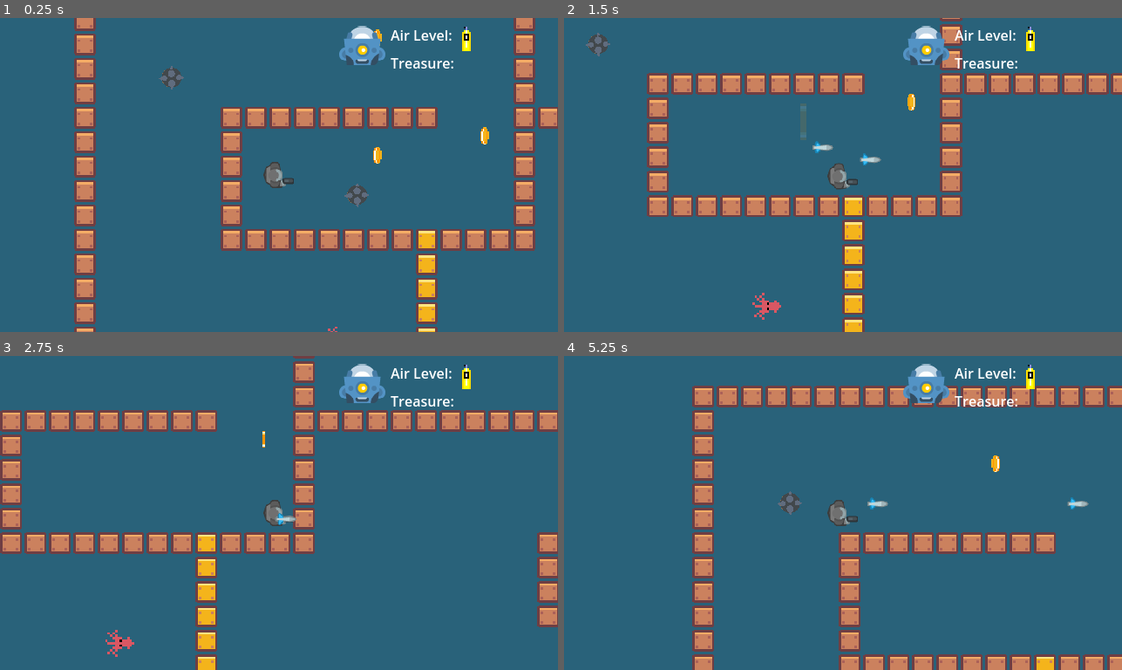
Above: before the commit, frames 1-4 (two rows, left to right).
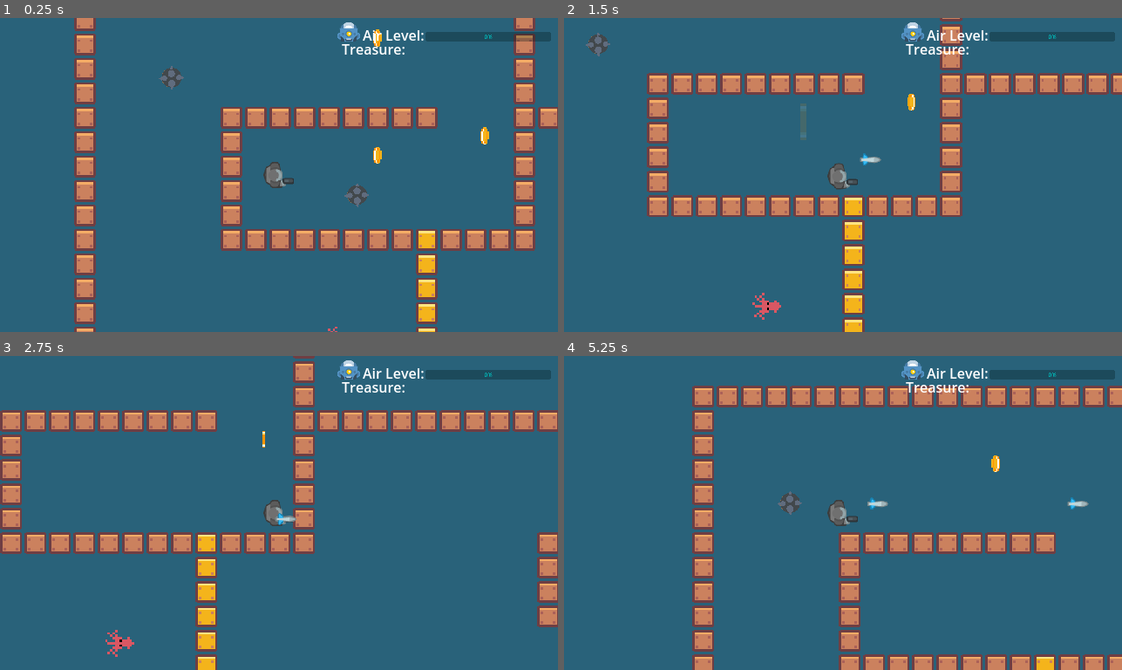
Above: after the commit, the same moments.

Repository: ironmonkeyking85/Kraken-s-Treasure
Game: Godot game, scene res://Scenes/Main.tscn
Same seed, same stepped clock (60 frames per second), same inputs: the game is played once before the commit and once after it.
Inputs:
- Up to frame 1 (0.25 s): no input
- Up to frame 2 (1.5 s): hold D (Right) 0.53-1.28 s; hold Space (Shoot) 0.53-1.28 s; hold S (Down) from 1.28 s (still down); tap Space (Shoot) at 1.35 s
- Up to frame 3 (2.75 s): release S (Down) at 2.03 s; hold D (Right) from 2.03 s (still down); hold Space (Shoot) from 2.03 s (still down)
- Up to frame 4 (5.25 s): release D (Right) at 2.78 s; release Space (Shoot) at 2.78 s; hold W (Up) 2.78-3.53 s; tap Space (Shoot) at 2.85, 4.35 s; hold Space (Shoot) 3.53-4.28 s; hold A (Left) 3.53-5.03 s; hold S (Down) from 5.03 s (still down); hold Space (Shoot) from 5.03 s (still down)

The runs differ from the first frame. In frame 1, 1.9% of the frame differs, in the area x 60-99%, y 1-17%; in frame 2, 2.0%, in the area x 44-99%, y 1-44%; in frame 3, 1.9%; in frame 4, 2.0%.

Commit message:
hazard collision fix

Diff:
--- a/Scenes/hud.tscn
+++ b/Scenes/hud.tscn
@@ -12,6 +12,7 @@
 grow_vertical = 2
 
 [node name="AirTank" type="Sprite2D" parent="HBoxContainer"]
+visible = false
 position = Vector2(536, 24)
 scale = Vector2(2, 2)
 texture = ExtResource("3_re0h5")
@@ -19,20 +20,35 @@
 frame = 3
 
 [node name="Head" type="Sprite2D" parent="HBoxContainer"]
-position = Vector2(416, 32)
+position = Vector2(400, 16)
+scale = Vector2(0.5, 0.5)
 texture = ExtResource("2_5wj1k")
 
 [node name="Airlevel" type="Label" parent="."]
-offset_left = 448.0
+offset_left = 416.0
 offset_top = 8.0
-offset_right = 519.0
+offset_right = 523.0
 offset_bottom = 34.0
 size_flags_horizontal = 8
 text = "Air Level:"
 
 [node name="Treasure" type="Label" parent="."]
-offset_left = 448.0
-offset_top = 40.0
-offset_right = 526.0
-offset_bottom = 66.0
+offset_left = 392.0
+offset_top = 24.0
+offset_right = 470.0
+offset_bottom = 50.0
 text = "Treasure:"
+
+[node name="ProgressBar" type="ProgressBar" parent="."]
+modulate = Color(0, 0.756863, 0.756863, 1)
+offset_left = 488.0
+offset_top = 16.0
+offset_right = 848.0
+offset_bottom = 43.0
+scale = Vector2(0.4, 0.4)
+
+[node name="Air Depletion Timer" type="Timer" parent="."]
+wait_time = 5.0
+autostart = true
+
+[connection signal="timeout" from="Air Depletion Timer" to="." method="_on_air_depletion_timer_timeout"]
--- a/Scenes/player.tscn
+++ b/Scenes/player.tscn
@@ -76,3 +76,5 @@
 
 [node name="CollisionShape2D" type="CollisionShape2D" parent="Hitbox"]
 shape = SubResource("CircleShape2D_rf107")
+
+[connection signal="body_entered" from="Hitbox" to="." method="_on_hitbox_body_entered"]
--- a/Scenes/player_projectile.tscn
+++ b/Scenes/player_projectile.tscn
@@ -14,7 +14,7 @@
 
 [node name="ProjectileCollision" type="Area2D" parent="."]
 collision_layer = 16
-collision_mask = 5
+collision_mask = 37
 
 [node name="Collision2d" type="CollisionShape2D" parent="ProjectileCollision"]
 shape = SubResource("CapsuleShape2D_tos2i")
--- a/Scenes/sea_mine.tscn
+++ b/Scenes/sea_mine.tscn
@@ -5,11 +5,11 @@
 
 [sub_resource type="CircleShape2D" id="CircleShape2D_xhqix"]
 
+[sub_resource type="Animation" id="Animation_ql3kn"]
+resource_name = "Detonate"
+
 [sub_resource type="Animation" id="Animation_vifcw"]
 resource_name = "Idle"
-
-[sub_resource type="Animation" id="Animation_ql3kn"]
-resource_name = "Detonate"
 
 [sub_resource type="AnimationLibrary" id="AnimationLibrary_oo1br"]
 _data = {
--- a/Scripts/gold_coin.gd
+++ b/Scripts/gold_coin.gd
@@ -8,7 +8,6 @@
 func _on_coin_pick_up_body_entered(body):
 	if body.name == "Player":
 		Globals.gold_coins += 1
-		print(Globals.gold_coins)
 		$AnimationPlayer.play("Coin_picked_up")
 		await $AnimationPlayer.animation_finished
 		queue_free()
--- a/Scripts/hud.gd
+++ b/Scripts/hud.gd
@@ -9,3 +9,7 @@
 # Called every frame. 'delta' is the elapsed time since the previous frame.
 func _process(delta):
 	pass
+
+
+func _on_air_depletion_timer_timeout():
+	pass # Replace with function body.
--- a/Scripts/player.gd
+++ b/Scripts/player.gd
@@ -48,18 +48,21 @@
 
 
 func _physics_process(delta: float)-> void:
+	pass
+
+
+func _on_hitbox_area_entered(area):
+	if area.is_in_group("Hazards"):
+		health -= 50
+		print(Globals.player_health)
+
 	if health <= 0:
 		get_tree().reload_current_scene()
 
 
-func _on_hitbox_area_entered(area):
-	if area.is_in_group("Enemy"):
+
+func _on_hitbox_body_entered(body):
+	if body.is_in_group("Enemy"):
 		health -= 25
-		print(health)
-
-	if area.is_in_group("Hazards"):
-		health -= 50
-		print(health)
-
 	if health <= 0:
 		get_tree().reload_current_scene()
--- a/Scripts/sea_mine.gd
+++ b/Scripts/sea_mine.gd
@@ -12,10 +12,13 @@
 
 
 
-
+#use signals to connect to player health
 func _on_hitbox_body_entered(body):
 	if body.name == "Player":
-		Globals.player_health -= 50
+		health -= 50
+		print(Globals.player_health)
+	if health <= 0:
+		get_tree().reload_current_scene()
 		$AnimationPlayer.play("Detonate")
 		await $AnimationPlayer.animation_finished
 		queue_free()
